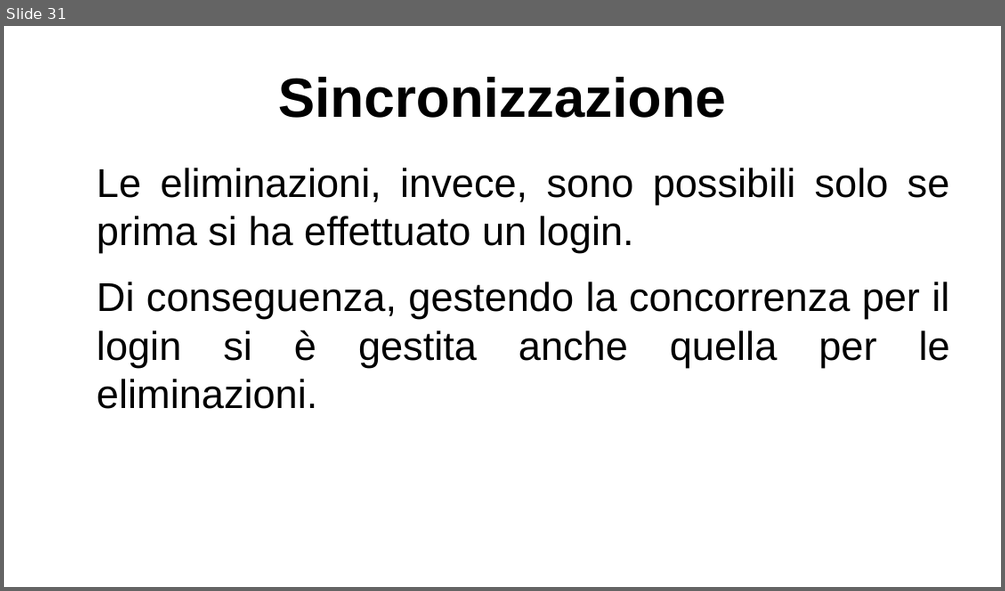
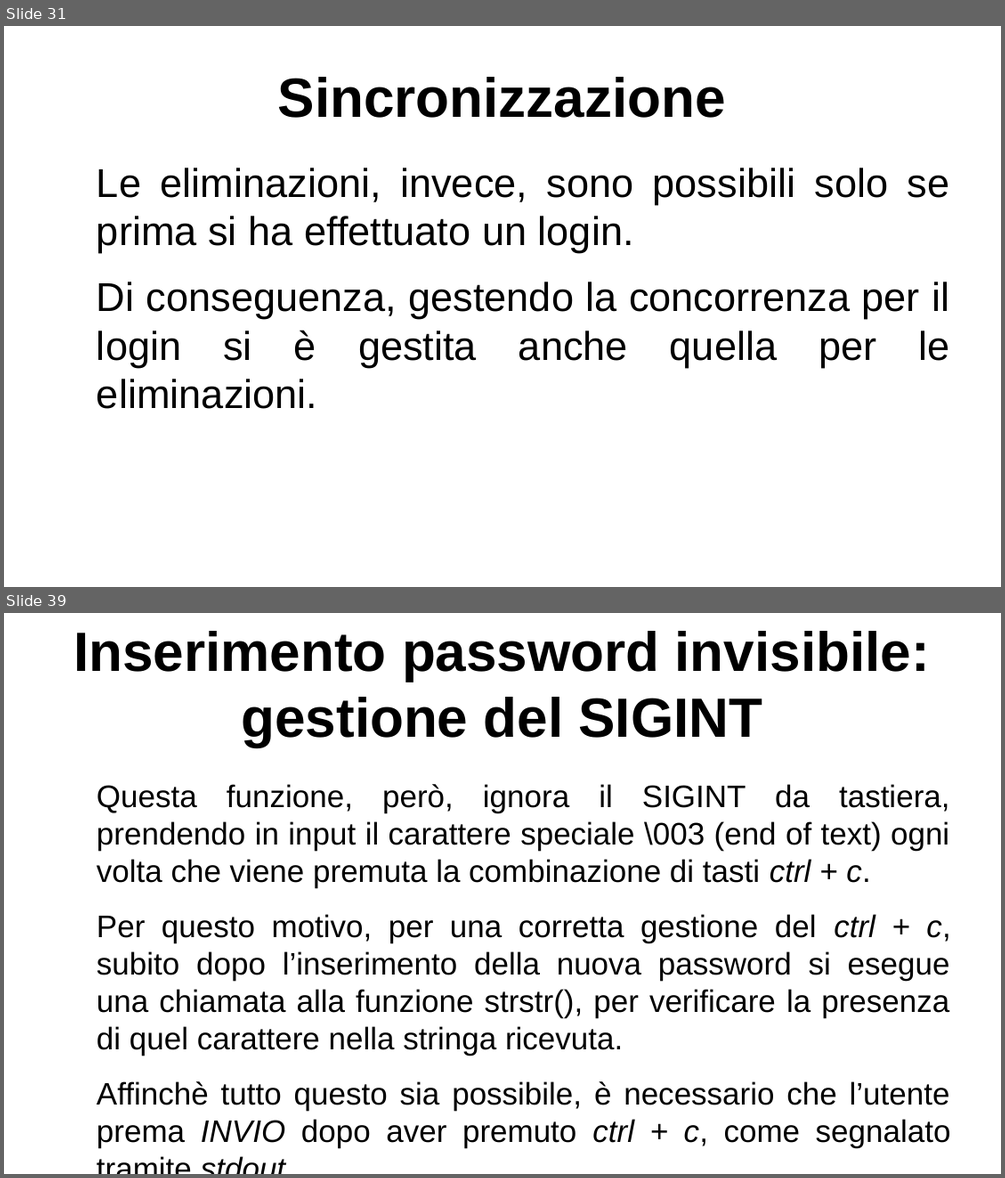
Before and after one commit to lucaMastro/progetto_SO, a slide deck: presentazione_progetto_SO.odp. Shown one above the other, each under a label of ours: slide 31 before the commit, slides 31 and 39 after it; the slides between them are not shown. The pictures are 1005x591 and 1005x1178 pixels, drawn with LibreOffice and Linux fonts; fonts in the diff are those of the drawing. Boxes give left, top, right and bottom in pixels: in the first picture for what was removed or moved away, otherwise in the second. Text is boxed around its words. In the diff, an @@ line names an element or a change of style, - is before the commit and + after.

```diff
--- a/presentazione_progetto_SO.odp
+++ b/presentazione_progetto_SO.odp
@@ slide 39 added at (4,613,1001,1174), background #FFFFFF @@
@@ title added at (73,631,930,747), 44 pt, text #000000, bold @@
+Inserimento password invisibile: gestione del SIGINT
@@ text added at (97,784,951,1148), 24.8 pt, text #000000 @@
+Questa funzione, però, ignora il SIGINT da tastiera, prendendo in input il carattere speciale \003 (end of text) ogni volta che viene premuta la combinazione di tasti ctrl + c.
+Per questo motivo, per una corretta gestione del ctrl + c, subito dopo l’inserimento della nuova password si esegue una chiamata alla funzione strstr(), per verificare la presenza di quel carattere nella stringa ricevuta.
+Affinchè tutto questo sia possibile, è necessario che l’utente prema INVIO dopo aver premuto ctrl + c, come segnalato tramite stdout.
```
Also in this commit, not shown: 7 other slides added, 1 slide removed.
